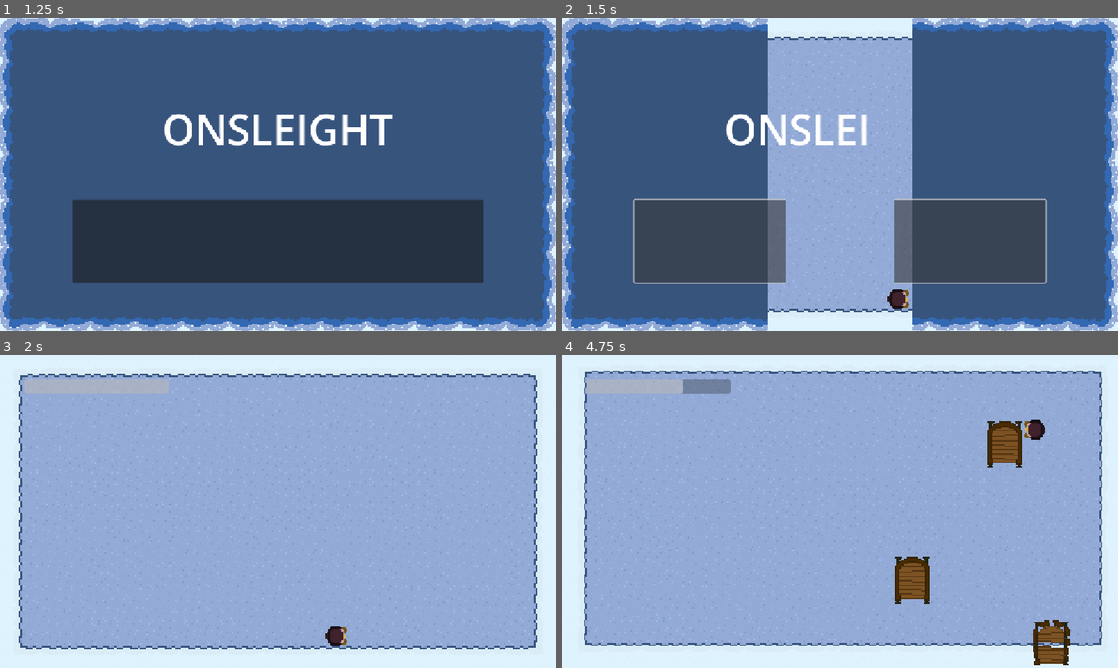
Above: before the commit, frames 1-4 (two rows, left to right).
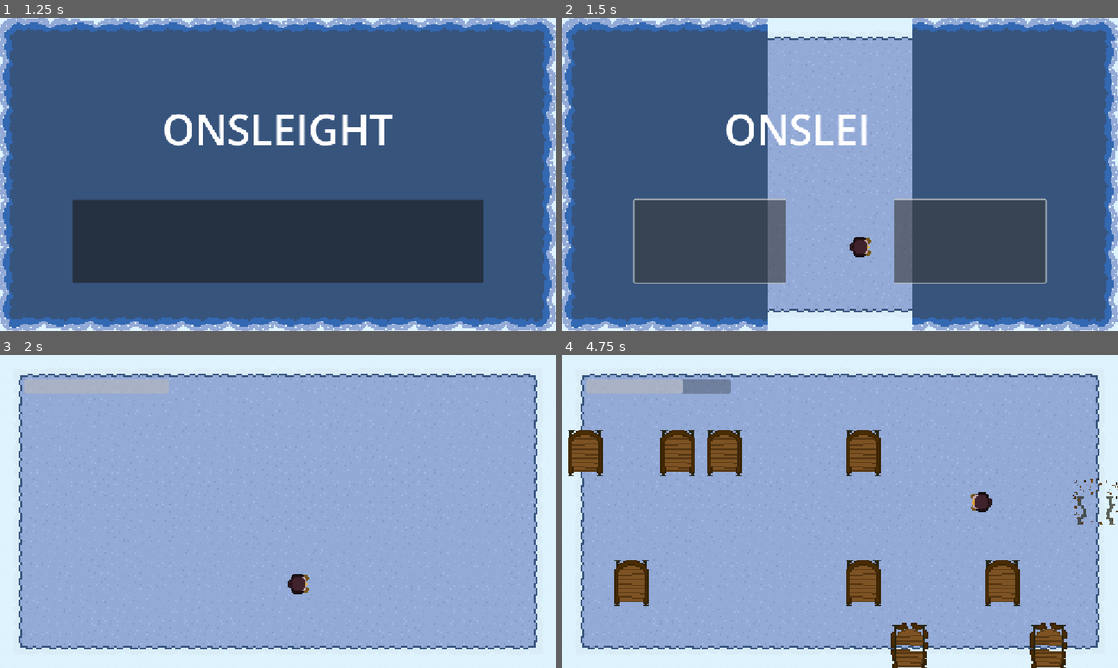
Above: after the commit, the same moments.

Repository: appellatebaton0/siege-9
Game: Godot game, scene res://scenes/main.tscn
Same seed, same stepped clock (60 frames per second), same inputs: the game is played once before the commit and once after it.
Inputs (mouse positions are in pixels of both pictures, inside the frame that each line leads up to):
- Up to frame 1 (1.25 s): tap Enter at 0.5 s; hold D (Right) from 0.53 s (still down)
- Up to frame 2 (1.5 s): release D (Right) at 1.25 s; click (840, 240) at 1.25 s
- Up to frame 3 (2 s): no input
- Up to frame 4 (4.75 s): hold S (Down) 2.03-2.78 s; hold D (Right) 2.78-3.53 s; hold W (Up) 3.53-4.28 s; hold A (Left) from 4.28 s (still down)

Frame 1 is identical in both runs. In frame 2, 0.4% of the frame differs, in the area x 51-63%, y 70-93%; in frame 3, 0.4%; in frame 4, 14%, in the area x 1-100%, y 5-100%.

Commit message:
v0.19 - Sled Crunch
Added a crunch sound effect when a sled runs into something.

Diff:
--- a/scenes/main.tscn
+++ b/scenes/main.tscn
@@ -358,7 +358,7 @@
 
 [node name="Player" type="CharacterBody2D" parent="." groups=["Player"]]
 z_index = 2
-position = Vector2(218, 194)
+position = Vector2(192, 158)
 collision_layer = 4
 collision_mask = 11
 motion_mode = 1
@@ -371,7 +371,7 @@
 texture_filter = 1
 rotation = 1.5707964
 sprite_frames = SubResource("SpriteFrames_85g3d")
-frame_progress = 0.3921334
+frame_progress = 0.23412812
 
 [node name="END" type="Node" parent="Player"]
 script = ExtResource("5_tbgi4")
--- a/scenes/sleds/sled1.tscn
+++ b/scenes/sleds/sled1.tscn
@@ -1,7 +1,13 @@
-[gd_scene load_steps=16 format=3 uid="uid://bm7u6difpdtrl"]
+[gd_scene load_steps=23 format=3 uid="uid://bm7u6difpdtrl"]
 
 [ext_resource type="Script" uid="uid://qftssbeyk3rq" path="res://scripts/sled.gd" id="1_4b3sv"]
 [ext_resource type="Texture2D" uid="uid://pd6iow4m03rc" path="res://assets/textures/sled.png" id="2_1i3sy"]
+[ext_resource type="AudioStream" uid="uid://dp6xdpss6oek3" path="res://assets/audio/crunch1.wav" id="3_mrxk8"]
+[ext_resource type="AudioStream" uid="uid://by4wvyppawn5m" path="res://assets/audio/crunch2.wav" id="4_bt2n7"]
+[ext_resource type="AudioStream" uid="uid://ctcyibe2rq70h" path="res://assets/audio/crunch3.wav" id="5_j7npo"]
+[ext_resource type="AudioStream" uid="uid://d2mjwuf7it43m" path="res://assets/audio/crunch4.wav" id="6_wudxe"]
+[ext_resource type="AudioStream" uid="uid://b33ycfel5emw4" path="res://assets/audio/crunch5.wav" id="7_4pa46"]
+[ext_resource type="AudioStream" uid="uid://nkc61kgb18wo" path="res://assets/audio/crunch6.wav" id="8_u8nap"]
 
 [sub_resource type="AtlasTexture" id="AtlasTexture_1i3sy"]
 atlas = ExtResource("2_1i3sy")
@@ -92,6 +98,17 @@
 [sub_resource type="RectangleShape2D" id="RectangleShape2D_4b3sv"]
 size = Vector2(26, 34)
 
+[sub_resource type="AudioStreamRandomizer" id="AudioStreamRandomizer_5npb6"]
+random_pitch = 1.5
+random_volume_offset_db = 0.3
+streams_count = 6
+stream_0/stream = ExtResource("3_mrxk8")
+stream_1/stream = ExtResource("4_bt2n7")
+stream_2/stream = ExtResource("5_j7npo")
+stream_3/stream = ExtResource("6_wudxe")
+stream_4/stream = ExtResource("7_4pa46")
+stream_5/stream = ExtResource("8_u8nap")
+
 [node name="Sled" type="CharacterBody2D" groups=["Sleds"]]
 collision_layer = 2
 collision_mask = 4
@@ -113,5 +130,9 @@
 [node name="CollisionShape2D" type="CollisionShape2D" parent="Area2D"]
 shape = SubResource("RectangleShape2D_4b3sv")
 
+[node name="AudioStreamPlayer2D" type="AudioStreamPlayer2D" parent="."]
+stream = SubResource("AudioStreamRandomizer_5npb6")
+
 [connection signal="animation_finished" from="Sprite2D" to="." method="_on_anim_finish"]
 [connection signal="body_entered" from="Area2D" to="." method="_on_body_entered"]
+[connection signal="body_entered" from="Area2D" to="AudioStreamPlayer2D" method="play"]
--- a/scripts/sled_spawner.gd
+++ b/scripts/sled_spawner.gd
@@ -73,6 +73,6 @@
 		time = move_toward(time, 0, delta)
 		if time <= 0:
 			time = interval
-			for i in range([1,1,1,1,2,2,3,1,1,2,2,3,floor(rows /2.0)].pick_random()):
+			for i in range([2,2,2,2,3,3,3,3,floor(rows /4.0),floor(rows /3.0),floor(rows /2.0)].pick_random()):
 				spawn_new()
 	else: time = interval
Not shown, added: assets/audio/crunch1.wav.import
Not shown, added: assets/audio/crunch2.wav.import
Not shown, added: assets/audio/crunch3.wav.import
Not shown, added: assets/audio/crunch4.wav.import
Not shown, added: assets/audio/crunch5.wav.import
Not shown, added: assets/audio/crunch6.wav.import
Not shown, added: assets/audio/crunch1.wav
Not shown, added: assets/audio/crunch2.wav
Not shown, added: assets/audio/crunch3.wav
Not shown, added: assets/audio/crunch4.wav
Not shown, added: assets/audio/crunch5.wav
Not shown, added: assets/audio/crunch6.wav
